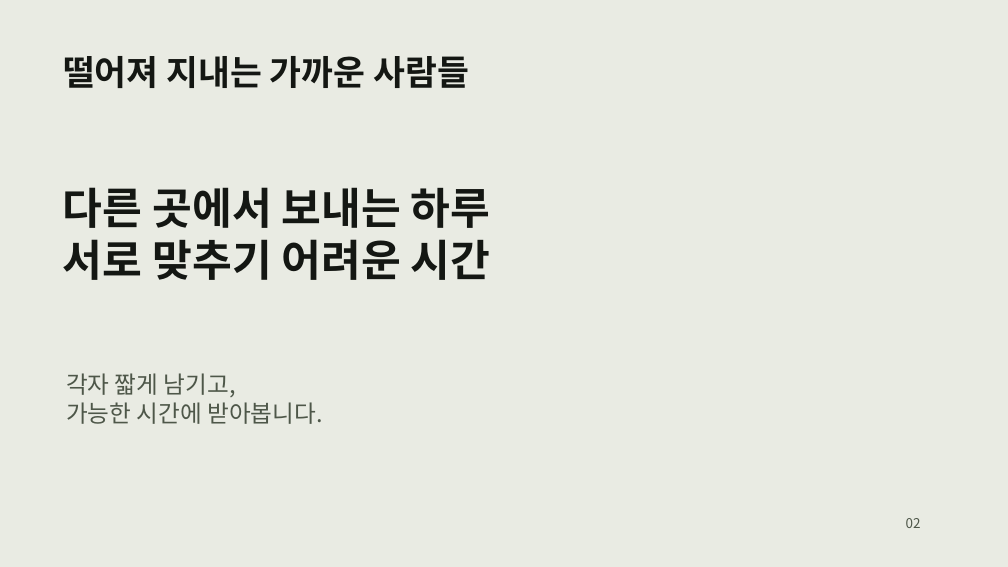
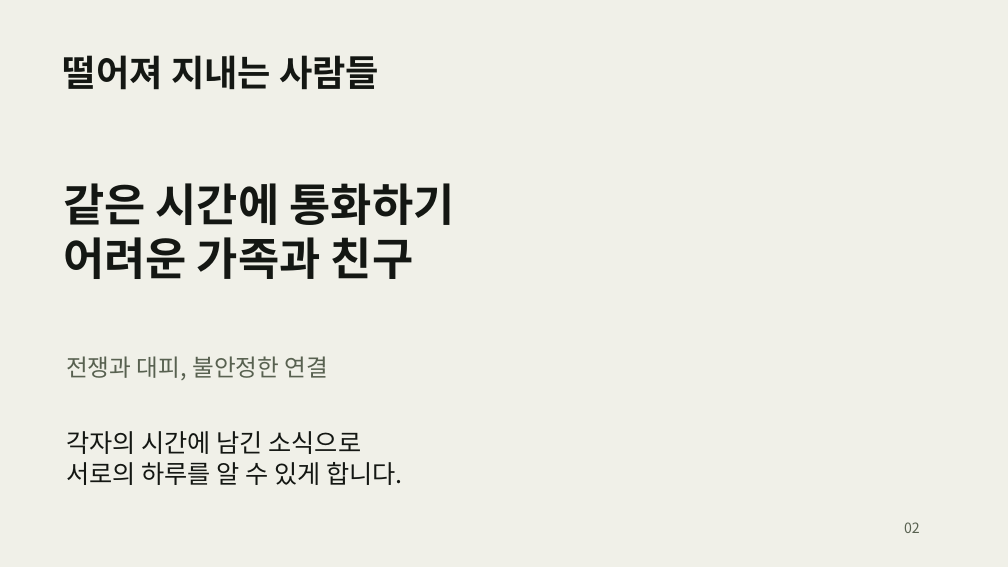
Before and after one commit to JeongHanAh/2026COM-s-Hackathon, a slide deck: slide 2 of submission/01_발표자료.pptx. Drawn at 1008x567 pixels with LibreOffice and Linux fonts; fonts in the diff are those of the drawing. Boxes give left, top, right and bottom in pixels: in the first picture for what was removed or moved away, otherwise in the second. Text is boxed around its words. In the diff, an @@ line names an element or a change of style, - is before the commit and + after.

```diff
--- a/submission/01_발표자료.pptx
+++ b/submission/01_발표자료.pptx
@@ background #E9EBE3 to #F0F0E8 @@
@@ text at bbox=[63, 55, 379, 90]: text changed; size 33 to 34.5 pt @@
-떨어져 지내는 가까운 사람들
+떨어져 지내는 사람들
@@ text at bbox=[63, 183, 455, 279]: text changed; size 41.2 to 42.8 pt @@
-다른 곳에서 보내는 하루
-서로 맞추기 어려운 시간
+같은 시간에 통화하기
+어려운 가족과 친구
@@ text added at bbox=[66, 356, 329, 380], 22.5 pt, text #586150 @@
+전쟁과 대피, 불안정한 연결
@@ text removed at bbox=[66, 373, 323, 424] @@
-각자 짧게 남기고,
-가능한 시간에 받아봅니다.
@@ text added at bbox=[66, 431, 403, 485], 24 pt, text #141713 @@
+각자의 시간에 남긴 소식으로
+서로의 하루를 알 수 있게 합니다.
@@ text "02" at bbox=[904, 522, 920, 533]: size 12.8 to 13.5 pt, text colour #4E5749 to #586150 @@
```
Also in this commit, not shown: 2 other slides changed, 7 slides added, 7 slides removed, 6 other files.
